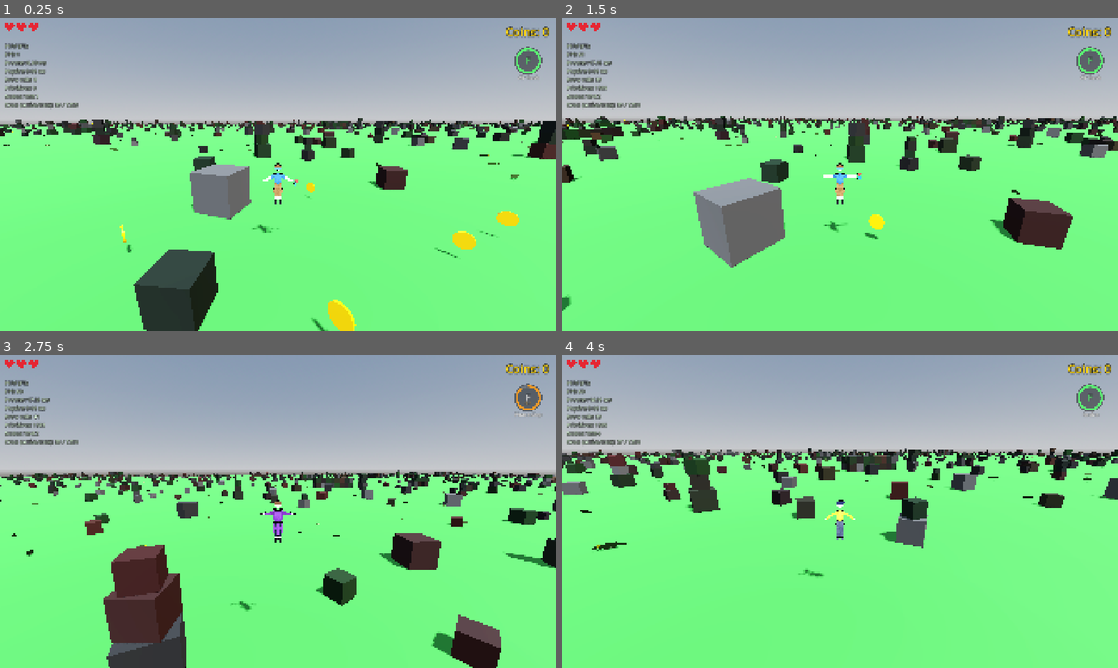
Above: before the commit, frames 1-4 (two rows, left to right).
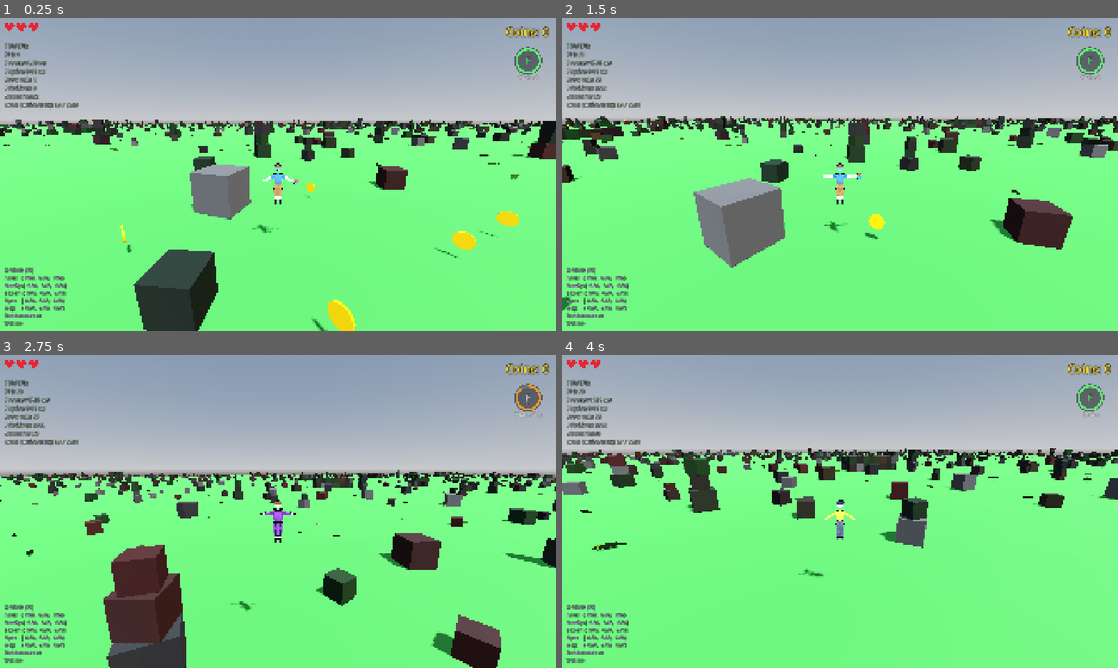
Above: after the commit, the same moments.

Repository: korjavin/godot-test1
Game: Godot game, scene res://scenes/main.tscn
Same seed, same stepped clock (60 frames per second), same inputs: the game is played once before the commit and once after it.
Inputs (mouse positions are in pixels of both pictures, inside the frame that each line leads up to):
- Up to frame 1 (0.25 s): no input
- Up to frame 2 (1.5 s): tap Enter at 0.5 s; move the mouse to (867, 174) at 0.52 s; hold Ctrl (duck) 0.53-1.28 s; hold W (move_forward) from 0.53 s (still down); tap Space (jump) at 0.77, 1.07 s; tap Shift (run) at 0.8, 1.35 s; move the mouse to (812, 174) at 1.27 s
- Up to frame 3 (2.75 s): keep holding W (move_forward); tap Space (jump) at 1.52, 1.82 s; tap F (special_ability) at 1.55, 2.1 s; move the mouse to (289, 505) at 2.02 s; hold R (switch_character) from 2.03 s (still down)
- Up to frame 4 (4 s): keep holding W (move_forward); move the mouse to (834, 517) at 2.77 s; release R (switch_character) at 2.78 s; tap R (switch_character) at 2.85 s; tap Space (jump) at 3.02, 3.05, 3.32, 3.6, 3.77 s; move the mouse to (878, 514) at 3.52 s; hold Ctrl (duck) from 3.53 s (still down)

The runs differ from the first frame. In frame 1, 0.8% of the frame differs, in the area x 0-12%, y 24-99%; in frame 2, 0.8%; in frame 3, 0.8%, in the area x 0-12%, y 19-99%; in frame 4, 0.8%.

Commit message:
feat: add motion sensor debug readout (Task 1)

Diff:
--- a/scenes/main.tscn
+++ b/scenes/main.tscn
@@ -9,6 +9,7 @@
 [ext_resource type="Script" path="res://scripts/ability_hud.gd" id="7_ability"]
 [ext_resource type="Script" path="res://scripts/lives_hud.gd" id="8_lives"]
 [ext_resource type="Script" path="res://scripts/game_over_ui.gd" id="9_gameover"]
+[ext_resource type="Script" path="res://scripts/motion_debug.gd" id="10_motion"]
 
 [sub_resource type="ProceduralSkyMaterial" id="ProceduralSkyMaterial_1"]
 sky_horizon_color = Color(0.64625, 0.65575, 0.67075, 1)
@@ -121,6 +122,24 @@
 horizontal_alignment = 1
 vertical_alignment = 1
 
+[node name="MotionDebug" type="Label" parent="HUD" groups=["motion_debug"]]
+anchors_preset = 2
+anchor_top = 1.0
+anchor_bottom = 1.0
+offset_left = 16.0
+offset_top = -200.0
+offset_right = 360.0
+offset_bottom = -16.0
+grow_vertical = 0
+mouse_filter = 2
+theme_override_colors/font_color = Color(0.85, 0.95, 1, 1)
+theme_override_colors/font_outline_color = Color(0, 0, 0, 1)
+theme_override_constants/outline_size = 6
+theme_override_font_sizes/font_size = 16
+text = "MOTION (F4)"
+vertical_alignment = 2
+script = ExtResource("10_motion")
+
 [node name="GameOver" type="Control" parent="HUD"]
 anchors_preset = 15
 anchor_right = 1.0
--- /dev/null
+++ b/scripts/motion_debug.gd
@@ -0,0 +1,132 @@
+extends Label
+## Motion sensor feasibility readout (debug HUD) — Task 1 of the mobile-motion plan.
+##
+## The whole mobile-controls feature rests on one unknown: **does the web (HTML5)
+## build actually deliver live motion-sensor data on a phone, and does iOS need a
+## permission prompt first?** Before we build the step-detector and tilt-steering
+## on top of those sensors, we want to *see the raw numbers* on a real device.
+##
+## This Label prints, every frame, the four motion sensors Godot exposes plus two
+## environment flags that tell us how to gate everything later:
+##   * Accelerometer — total acceleration including gravity (m/s²).
+##   * Gravity       — the gravity vector alone (where "down" is). Tilt-steering
+##                     reads this; the difference (accel − gravity) is the player's
+##                     own motion, which step-detection reads.
+##   * Gyroscope     — angular velocity (rad/s). Twist-yaw integrates this.
+##   * Magnetometer  — compass field; an alternate absolute-heading source.
+##   * Touchscreen   — `DisplayServer.is_touchscreen_available()`, the primary
+##                     "are we on a phone/tablet?" signal used to auto-show the UI.
+##   * Web           — `OS.has_feature("web")`, true only in the HTML5 export.
+##
+## It deliberately mirrors `perf_overlay.gd`: a plain Label under the HUD
+## CanvasLayer, throttled text refresh, a single debug toggle key, and it starts
+## visible only in debug builds (or on web, where it is the on-phone diagnostic)
+## so it never ends up in a release-desktop player's face. It touches no gameplay
+## — it only reads sensor values and prints them.
+##
+## NOTE (Task 1 finding, see plan Context): on desktop/editor these `Input.*`
+## sensor calls return zero vectors — there are no real sensors — so the readout
+## showing all-zeros on desktop is the *expected, correct* behaviour, and proves
+## the script loads and runs without disturbing keyboard+mouse play.
+
+## Key that toggles the readout on/off. F4 is unused by any gameplay input action
+## (move/jump/run/duck/switch_character/special_ability in project.godot) and sits
+## right next to F3 (the perf overlay), keeping all debug toggles together.
+const TOGGLE_KEYCODE: Key = KEY_F4
+
+## How often (seconds) we rebuild the text. Sensors update fast, but a human can
+## only read a few updates a second; ~10 Hz is smooth to watch while staying cheap
+## and not flooding the label with unreadable jitter.
+const REFRESH_INTERVAL: float = 0.1
+
+## Seconds left until the next text refresh (counts down each frame).
+var _time_until_refresh: float = 0.0
+
+
+func _ready() -> void:
+	# Join a group so the UI / other systems could find or toggle us later if needed
+	# (matches the group-discovery convention used across this project).
+	add_to_group("motion_debug")
+
+	# Never let this debug label eat touches/clicks meant for the game or the
+	# on-screen buttons we add later.
+	mouse_filter = Control.MOUSE_FILTER_IGNORE
+
+	# Legible over the bright sky: pale text with a dark outline. We anchor this
+	# one to the bottom-left in the scene file so it stays clear of the perf
+	# overlay (top-left), the coin counter and ability dial (top-right).
+	add_theme_color_override("font_color", Color(0.85, 0.95, 1.0, 1.0))
+	add_theme_color_override("font_outline_color", Color(0, 0, 0, 1))
+	add_theme_constant_override("outline_size", 6)
+	add_theme_font_size_override("font_size", 16)
+
+	# Start visible in a debug build (so we always have numbers while developing)
+	# and on the web export (this readout *is* the on-phone Task 1 diagnostic).
+	# In a release desktop build it stays hidden until F4 is pressed, so it never
+	# ships in a player's face. Task 6 will tighten/remove this scaffolding.
+	visible = OS.is_debug_build() or OS.has_feature("web")
+
+	# Seed the first refresh so text appears right away rather than after a delay.
+	_time_until_refresh = 0.0
+
+
+func _input(event: InputEvent) -> void:
+	# Toggle visibility on the configured key. We read the raw key here (rather
+	# than a named input action) on purpose: this is a developer/debug toggle, not
+	# a gameplay control, so it intentionally lives outside the project's input map
+	# — exactly like the perf overlay's F3.
+	if event is InputEventKey and event.pressed and not event.echo:
+		if event.keycode == TOGGLE_KEYCODE:
+			visible = not visible
+			# Force an immediate refresh so the readout feels instant when shown.
+			if visible:
+				_time_until_refresh = 0.0
+
+
+func _process(delta: float) -> void:
+	# Cheap-return while hidden so the readout costs essentially nothing when off.
+	if not visible:
+		return
+
+	# Throttle the text rebuild to REFRESH_INTERVAL (see the constant's rationale).
+	_time_until_refresh -= delta
+	if _time_until_refresh > 0.0:
+		return
+	_time_until_refresh = REFRESH_INTERVAL
+
+	_update_text()
+
+
+## Read every motion sensor + environment flag and rebuild the label text.
+func _update_text() -> void:
+	# --- Motion sensors ----------------------------------------------------
+	# All four return a Vector3. On hardware that lacks a given sensor (or on
+	# desktop/editor) Godot returns Vector3.ZERO, which is exactly what we want to
+	# observe: zeros here on a phone would mean "web isn't delivering this sensor",
+	# the central Task 1 question that decides our sensor source for Task 2.
+	var accel: Vector3 = Input.get_accelerometer()
+	var gravity: Vector3 = Input.get_gravity()
+	var gyro: Vector3 = Input.get_gyroscope()
+	var mag: Vector3 = Input.get_magnetometer()
+
+	# Linear (player-motion) acceleration = total accel minus gravity. This is the
+	# signal the step-detector will threshold in Task 3; showing it here lets us
+	# eyeball how big a real step's spike is before we pick STEP_ACCEL_THRESHOLD.
+	var linear: Vector3 = accel - gravity
+
+	# --- Environment / gating flags ---------------------------------------
+	# These decide *whether* the mobile controls turn on at all (Task 5 gating).
+	var touchscreen: bool = DisplayServer.is_touchscreen_available()
+	var is_web: bool = OS.has_feature("web")
+
+	# --- Compose the readout ----------------------------------------------
+	# One metric per line, formatted like the perf overlay so it screenshots well
+	# for recording the on-device findings back into the plan's Context section.
+	text = "MOTION (F4)\n"
+	text += "Accel:   (%6.2f, %6.2f, %6.2f)\n" % [accel.x, accel.y, accel.z]
+	text += "Gravity: (%6.2f, %6.2f, %6.2f)\n" % [gravity.x, gravity.y, gravity.z]
+	text += "Linear:  (%6.2f, %6.2f, %6.2f)\n" % [linear.x, linear.y, linear.z]
+	text += "Gyro:    (%6.2f, %6.2f, %6.2f)\n" % [gyro.x, gyro.y, gyro.z]
+	text += "Mag:     (%6.2f, %6.2f, %6.2f)\n" % [mag.x, mag.y, mag.z]
+	text += "Touchscreen: %s\n" % ("yes" if touchscreen else "no")
+	text += "Web: %s" % ("yes" if is_web else "no")
Not shown: 1 places in scenes/main.tscn that only renumber resources
Not shown, changed: docs/plans/20260616-mobile-motion-controls.md
